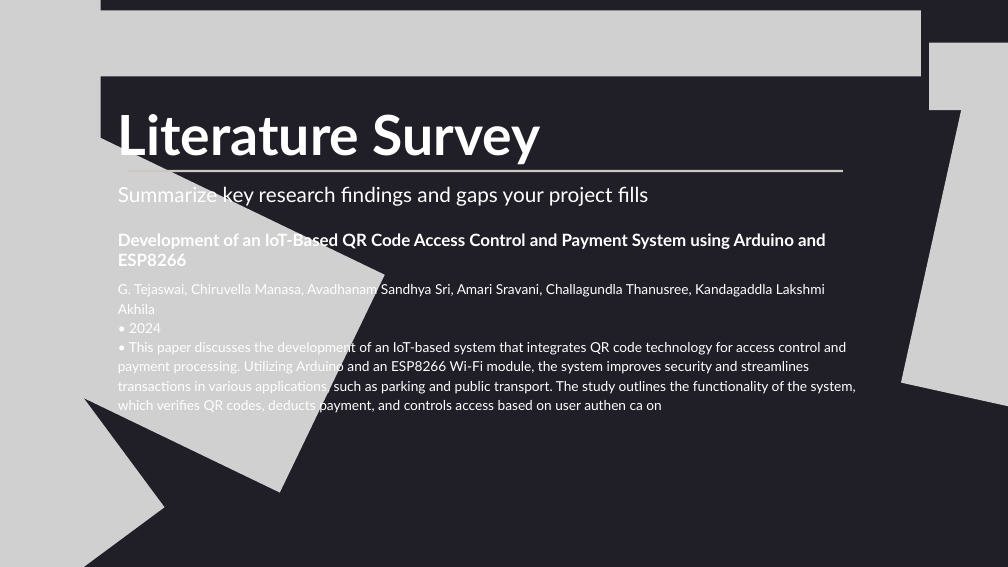
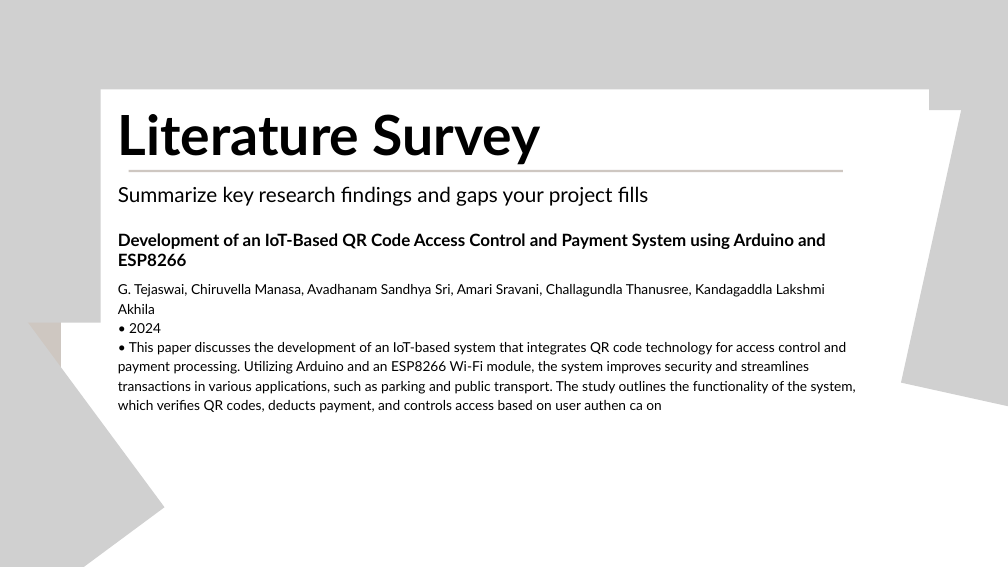
Before and after one commit to vansh1056/Major_project-Scan-pay-, a slide deck: slide 9 of document/Presentation - scan and pay.pptx. Drawn at 1008x567 pixels with LibreOffice and Linux fonts; fonts in the diff are those of the drawing; grey boxes stand for pictures. Boxes give left, top, right and bottom in pixels: in the first picture for what was removed or moved away, otherwise in the second. Text is boxed around its words. In the diff, an @@ line names an element or a change of style, - is before the commit and + after.

```diff
--- a/document/Presentation - scan and pay.pptx
+++ b/document/Presentation - scan and pay.pptx
@@ background #201E27 to #FFFFFF @@
@@ picture: place and size @@
-picture at (74,10,921,76)
+picture at (0,0,1008,89)
@@ picture removed at (0,122,385,493) @@
@@ text colour #FFFFFF to #000000 in 4 elements at (118,114,541,165), (118,186,649,206), (118,233,826,266), (118,284,856,413) @@
```
Also in this commit, not shown: 12 other slides changed, 1 slide added.
